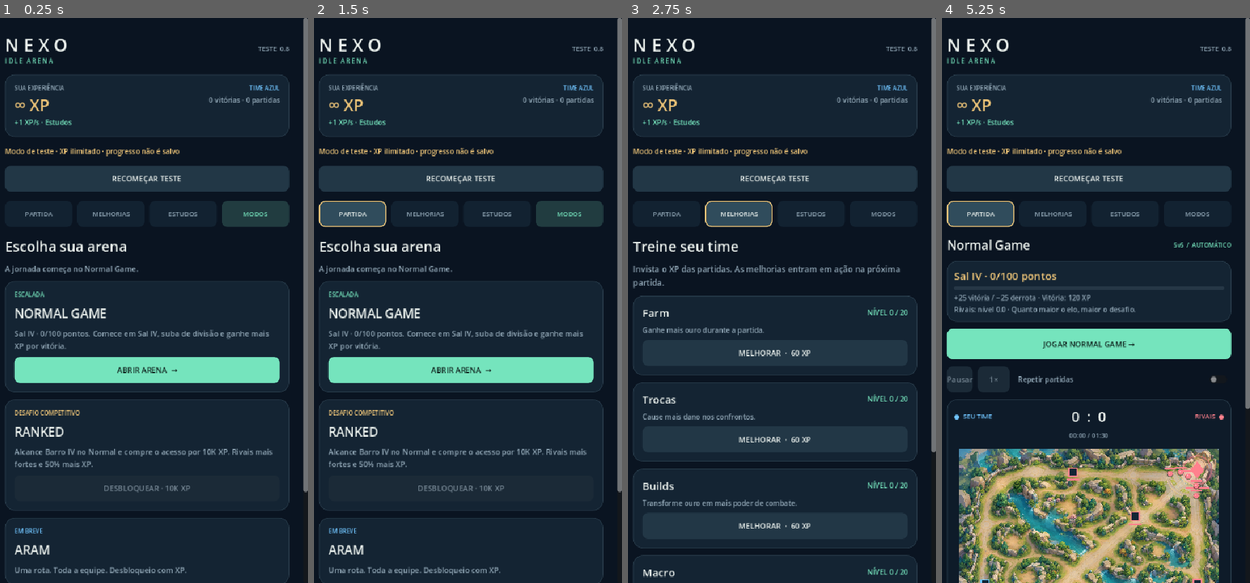
Above: before the commit, frames 1-4 (left to right).
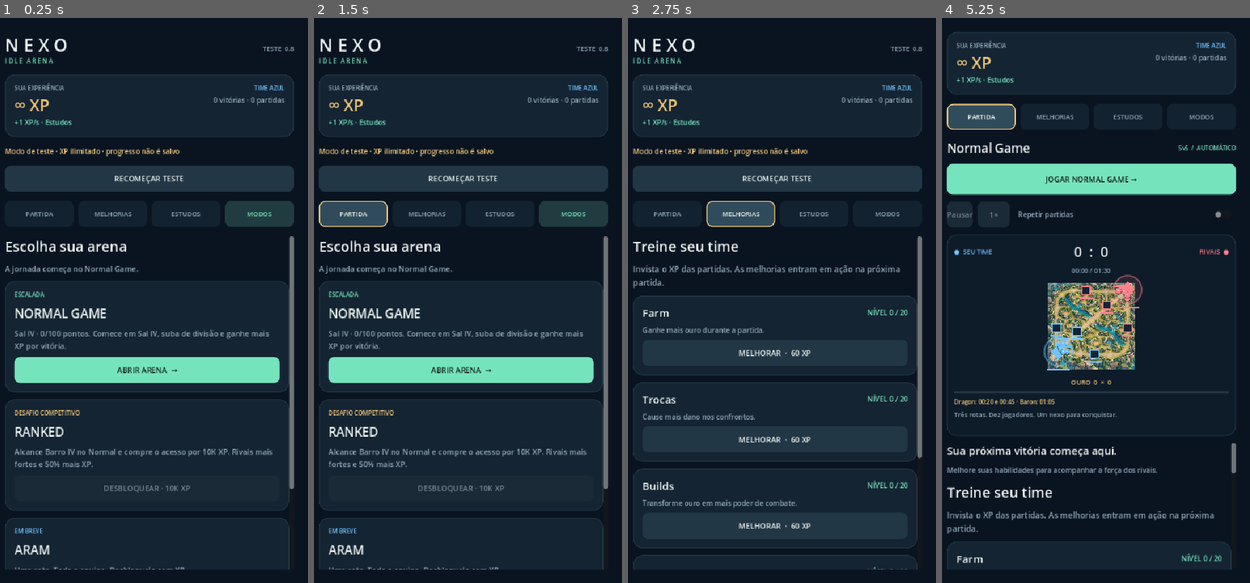
Above: after the commit, the same moments.

Repository: hilariobernardo/idleoflegends
Game: Godot game, scene res://scenes/main.tscn
Same seed, same stepped clock (60 frames per second), same inputs: the game is played once before the commit and once after it.
Inputs:
- Up to frame 1 (0.25 s): no input
- Up to frame 2 (1.5 s): click "RECOMEÇAR TESTE" at 0.5 s; click "PARTIDA" at 1.25 s
- Up to frame 3 (2.75 s): click "MELHORIAS" at 2 s
- Up to frame 4 (5.25 s): click "ESTUDOS" at 2.75 s; click "MODOS" at 3.5 s; click "ABRIR ARENA →" at 4.25 s; click "PARTIDA" at 5 s

The runs differ from the first frame. In frame 1, 3.3% of the frame differs, in the area x 1-100%, y 0-100%; in frame 2, 3.3%; in frame 3, 3.0%; in frame 4, 42%.

Commit message:
Adiciona objetivos e APK de teste v0.9

Diff:
--- a/game/scripts/arena_view.gd
+++ b/game/scripts/arena_view.gd
@@ -5,16 +5,18 @@
 
 var simulation: RefCounted
 var running: bool = false
+var fit_to_width: bool = true
 const BLUE: Color = Color("70c5ff")
 const RED: Color = Color("ff818d")
 
 func _ready() -> void:
-	custom_minimum_size = Vector2(0, 354)
+	if fit_to_width:
+		custom_minimum_size = Vector2(0, 354)
 	mouse_filter = Control.MOUSE_FILTER_IGNORE
 	resized.connect(_fit_square)
 
 func _fit_square() -> void:
-	if size.x > 0:
+	if fit_to_width and size.x > 0:
 		custom_minimum_size.y = size.x
 
 func _process(_delta: float) -> void:
@@ -30,6 +32,10 @@
 	var side: float = minf(size.x - 18, size.y - 12)
 	var bounds: Rect2 = Rect2(_point(Vector2.ZERO), Vector2.ONE * side)
 	draw_texture_rect(MAP_TEXTURE, bounds, false)
+	for key: String in simulation.objectives:
+		var objective: Dictionary = simulation.objectives[key]
+		if bool(objective.alive):
+			_draw_objective(key, objective)
 	for team: int in range(2):
 		var origin: Vector2 = Map.base(team)
 		var color: Color = BLUE if team == 0 else RED
@@ -71,3 +77,25 @@
 	style.set_border_width_all(1)
 	style.set_corner_radius_all(radius)
 	return style
+
+
+
+func _draw_objective(key: String, objective: Dictionary) -> void:
+	var p: Vector2 = _point(objective.position)
+	var color: Color = Color("c99aff") if key == "baron" else Color("f1c779")
+	draw_circle(p, 17, Color("101a29"))
+	draw_arc(p, 18, 0, TAU, 32, color, 2.0, true)
+	# Distinct horned silhouette for Baron and spread wings for Dragon.
+	var silhouette: PackedVector2Array
+	if key == "baron":
+		silhouette = PackedVector2Array([p+Vector2(-10,-13), p+Vector2(-3,-6), p+Vector2(0,-15), p+Vector2(3,-6), p+Vector2(10,-13), p+Vector2(7,6), p+Vector2(0,11), p+Vector2(-7,6)])
+	else:
+		silhouette = PackedVector2Array([p+Vector2(-15,-9), p+Vector2(-3,-3), p+Vector2(0,-10), p+Vector2(3,-3), p+Vector2(15,-9), p+Vector2(10,7), p+Vector2(3,4), p+Vector2(0,11), p+Vector2(-3,4), p+Vector2(-10,7)])
+	draw_colored_polygon(silhouette, color)
+	draw_circle(p+Vector2(-3,-1), 1.5, Color("101a29"))
+	draw_circle(p+Vector2(3,-1), 1.5, Color("101a29"))
+	var font: Font = ThemeDB.fallback_font
+	var title: String = key.capitalize()
+	var label_width: float = font.get_string_size(title, HORIZONTAL_ALIGNMENT_LEFT, -1, 11).x
+	draw_string(font, p+Vector2(-label_width * 0.5, -22), title, HORIZONTAL_ALIGNMENT_LEFT, -1, 11, color)
+	_health(p+Vector2(0,22), float(objective.hp) / float(objective.max_hp), color, 36)
--- a/game/scripts/main.gd
+++ b/game/scripts/main.gd
@@ -26,6 +26,7 @@
 var gold_label: Label
 var status_label: Label
 var detail_label: Label
+var objective_label: Label
 var event_label: Label
 var warning_label: Label
 var match_bar: ProgressBar
@@ -53,6 +54,8 @@
 var training_timer: float = 0.0
 var match_mode: String = "normal"
 var scroll: ScrollContainer
+var skills_scroll: ScrollContainer
+var secondary_header: Array[Control] = []
 var mode_chosen: bool = false
 
 func _ready() -> void:
@@ -73,20 +76,16 @@
 	background.set_anchors_and_offsets_preset(Control.PRESET_FULL_RECT)
 	background.mouse_filter = Control.MOUSE_FILTER_IGNORE
 	add_child(background)
-	scroll = ScrollContainer.new()
-	scroll.scroll_deadzone = 10
-	scroll.set_anchors_and_offsets_preset(Control.PRESET_FULL_RECT)
-	scroll.horizontal_scroll_mode = ScrollContainer.SCROLL_MODE_DISABLED
-	add_child(scroll)
 	var margin: MarginContainer = MarginContainer.new()
-	margin.size_flags_horizontal = Control.SIZE_EXPAND_FILL
+	margin.set_anchors_and_offsets_preset(Control.PRESET_FULL_RECT)
 	for side: String in ["left","right","top","bottom"]:
 		margin.add_theme_constant_override("margin_" + side, 24)
-	scroll.add_child(margin)
+	add_child(margin)
 	var column: VBoxContainer = _column(16)
 	margin.add_child(column)
 	var masthead: HBoxContainer = HBoxContainer.new()
 	column.add_child(masthead)
+	secondary_header.append(masthead)
 	var brand: VBoxContainer = _column(0)
 	brand.size_flags_horizontal = Control.SIZE_EXPAND_FILL
 	masthead.add_child(brand)
@@ -118,9 +117,11 @@
 		var test_note: Label = _label("Modo de teste · XP ilimitado · progresso não é salvo", 12, GOLD)
 		test_note.autowrap_mode = TextServer.AUTOWRAP_WORD_SMART
 		column.add_child(test_note)
+		secondary_header.append(test_note)
 		var reset: Button = _button("RECOMEÇAR TESTE", false)
 		reset.pressed.connect(_reset_test_session)
 		column.add_child(reset)
+		secondary_header.append(reset)
 	training_notice = _label("", 13, MINT)
 	training_notice.autowrap_mode = TextServer.AUTOWRAP_WORD_SMART
 	column.add_child(training_notice)
@@ -137,10 +138,20 @@
 		button.pressed.connect(_show_page.bind(title))
 		nav.add_child(button)
 		nav_buttons[title] = button
+	scroll = ScrollContainer.new()
+	scroll.scroll_deadzone = 10
+	scroll.horizontal_scroll_mode = ScrollContainer.SCROLL_MODE_DISABLED
+	scroll.size_flags_vertical = Control.SIZE_EXPAND_FILL
+	column.add_child(scroll)
+	var page_column: VBoxContainer = _column(12)
+	page_column.size_flags_horizontal = Control.SIZE_EXPAND_FILL
+	scroll.add_child(page_column)
 	for title: String in ["PARTIDA", "MELHORIAS", "ESTUDOS", "MODOS"]:
 		var page: VBoxContainer = _column(12)
-		column.add_child(page)
+		page_column.add_child(page)
 		pages[title] = page
+	pages.PARTIDA.reparent(column)
+	pages.PARTIDA.size_flags_vertical = Control.SIZE_EXPAND_FILL
 	_build_match_page(pages.PARTIDA)
 	_build_skills_page(pages.MELHORIAS)
 	_build_training_page(pages.ESTUDOS)
@@ -150,7 +161,7 @@
 	column.add_child(warning_label)
 	var footer: Label = _label("Observe. Aprenda. Evolua.", 12, MUTED)
 	footer.horizontal_alignment = HORIZONTAL_ALIGNMENT_CENTER
-	column.add_child(footer)
+	page_column.add_child(footer)
 	_allow_scroll_gestures(margin)
 	_show_page("MODOS")
 
@@ -172,7 +183,6 @@
 	tag.vertical_alignment = VERTICAL_ALIGNMENT_CENTER
 	title_row.add_child(tag)
 	var rank_card: PanelContainer = _panel(Color("142433"), 12)
-	page.add_child(rank_card)
 	var rank_stack: VBoxContainer = _column(5)
 	rank_card.add_child(rank_stack)
 	rank_label = _label("", 18, GOLD)
@@ -187,6 +197,8 @@
 	rank_detail.autowrap_mode = TextServer.AUTOWRAP_WORD_SMART
 	rank_stack.add_child(rank_detail)
 	var board: PanelContainer = _panel(Color("0e1b29"), 12)
+	board.size_flags_vertical = Control.SIZE_EXPAND_FILL
+	board.size_flags_stretch_ratio = 1.2
 	page.add_child(board)
 	var content: VBoxContainer = _column(7)
 	board.add_child(content)
@@ -205,6 +217,9 @@
 	clock_label.horizontal_alignment = HORIZONTAL_ALIGNMENT_CENTER
 	content.add_child(clock_label)
 	arena = Arena.new()
+	arena.fit_to_width = false
+	arena.custom_minimum_size.y = 160
+	arena.size_flags_vertical = Control.SIZE_EXPAND_FILL
 	arena.simulation = simulation
 	content.add_child(arena)
 	gold_label = _label("OURO  0  ×  0", 11, GOLD)
@@ -216,6 +231,9 @@
 	match_bar.add_theme_stylebox_override("background", _style(Color("263746"), 2))
 	match_bar.add_theme_stylebox_override("fill", _style(MINT, 2))
 	content.add_child(match_bar)
+	objective_label = _label("", 10, GOLD)
+	objective_label.autowrap_mode = TextServer.AUTOWRAP_WORD_SMART
+	content.add_child(objective_label)
 	event_label = _label("Três rotas. Dez jogadores. Um nexo para conquistar.", 11, MUTED)
 	event_label.autowrap_mode = TextServer.AUTOWRAP_WORD_SMART
 	event_label.custom_minimum_size.y = 32
@@ -249,9 +267,23 @@
 	auto_button.add_theme_color_override("font_color", MUTED)
 	auto_button.toggled.connect(_set_auto_play)
 	controls.add_child(auto_button)
-	# Keep the primary action visible above the map on a phone-sized viewport.
-	page.move_child(start_button, 2)
-	page.move_child(controls, 3)
+	# Match controls and map stay fixed; only the improvements below them scroll.
+	page.move_child(start_button, 1)
+	page.move_child(controls, 2)
+	skills_scroll = ScrollContainer.new()
+	skills_scroll.scroll_deadzone = 10
+	skills_scroll.horizontal_scroll_mode = ScrollContainer.SCROLL_MODE_DISABLED
+	skills_scroll.size_flags_vertical = Control.SIZE_EXPAND_FILL
+	skills_scroll.custom_minimum_size.y = 180
+	page.add_child(skills_scroll)
+	var improvements: VBoxContainer = _column(12)
+	improvements.size_flags_horizontal = Control.SIZE_EXPAND_FILL
+	skills_scroll.add_child(improvements)
+	# Reuse the same skill cards in the match and in the Improvements tab.
+	status_label.reparent(improvements)
+	detail_label.reparent(improvements)
+	pages.MELHORIAS.reparent(improvements)
+	improvements.add_child(rank_card)
 
 func _build_skills_page(page: VBoxContainer) -> void:
 	page.add_child(_label("Treine seu time", 24, INK))
@@ -404,6 +436,7 @@
 		restart_remaining = 3.0
 
 func _refresh_match() -> void:
+	objective_label.text = simulation.objective_status()
 	score_label.text = "%d  :  %d" % [simulation.kills[0], simulation.kills[1]]
 	var seconds: int = int(simulation.elapsed + 0.000001)
 	clock_label.text = "%02d:%02d / 01:30" % [seconds / 60, seconds % 60]
@@ -533,10 +566,18 @@
 	if title == "PARTIDA" and not mode_chosen:
 		title = "MODOS"
 	current_page = title
+	var showing_match: bool = title == "PARTIDA"
+	for header: Control in secondary_header:
+		header.visible = not showing_match
+	scroll.visible = not showing_match
+	var skills_parent: Node = status_label.get_parent() if showing_match else pages.ESTUDOS.get_parent()
+	if pages.MELHORIAS.get_parent() != skills_parent:
+		pages.MELHORIAS.reparent(skills_parent)
+		skills_parent.move_child(pages.MELHORIAS, 2 if showing_match else 0)
 	if is_instance_valid(scroll):
 		scroll.set_deferred("scroll_vertical", 0)
 	for key: String in pages:
-		pages[key].visible = key == title
+		pages[key].visible = key == title or (key == "MELHORIAS" and showing_match)
 		nav_buttons[key].add_theme_color_override("font_color", MINT if key == title else MUTED)
 		nav_buttons[key].add_theme_stylebox_override("normal", _style(Color("213c40") if key == title else Color("122231"), 10))
 
--- a/game/scripts/map_layout.gd
+++ b/game/scripts/map_layout.gd
@@ -66,3 +66,10 @@
 		return result
 	result.append(to)
 	return result
+
+
+static func objective_position(key: String) -> Vector2:
+	prepare()
+	# Accessible river approaches beside the upper and lower pits.
+	var anchor: Vector2 = Vector2(0.38, 0.32) if key == "baron" else Vector2(0.67, 0.54)
+	return graph.get_point_position(graph.get_closest_point(anchor))
--- a/game/scripts/match_sim.gd
+++ b/game/scripts/match_sim.gd
@@ -15,6 +15,14 @@
 var units: Array[Dictionary] = []
 var towers: Array[Dictionary] = []
 var events: Array[String] = []
+var objectives: Dictionary = {}
+var dragons: Array[int] = [0, 0]
+var barons: Array[int] = [0, 0]
+var baron_until: Array[float] = [0.0, 0.0]
+var objective_message: String = "Dragon: 00:20 e 00:45 · Baron: 01:05"
+var _spawn_index: int = 0
+const OBJECTIVE_SCHEDULE: Array[float] = [20.0, 45.0, 65.0]
+const OBJECTIVE_RANGE: float = 0.055
 var elapsed: float = 0.0
 var duration: float = 90.0
 var finished: bool = false
@@ -40,6 +48,16 @@
 	units.clear()
 	towers.clear()
 	events.clear()
+	dragons = [0, 0]
+	barons = [0, 0]
+	baron_until = [0.0, 0.0]
+	_spawn_index = 0
+	objective_message = "Dragon: 00:20 e 00:45 · Baron: 01:05"
+	objectives = {}
+	for key: String in ["dragon", "baron"]:
+		var health: float = 300.0 if key == "dragon" else 600.0
+		objectives[key] = {"position": Map.objective_position(key), "hp": health,
+			"max_hp": health, "alive": false, "owner": -1}
 	elapsed = 0.0
 	_accumulator = 0.0
 	finished = false
@@ -61,7 +79,7 @@
 				"id": team * 5 + slot, "team": team, "lane": UNIT_LANES[slot],
 				"position": Vector2.ZERO, "progress": progress, "hp": max_health,
 				"max_hp": max_health, "alive": true, "respawn_left": 0.0,
-				"role": ROLES[slot], "gold": 0.0, "level": 1,
+				"objective": "", "returning": false, "role": ROLES[slot], "gold": 0.0, "level": 1,
 				"cooldown": _rng.randf_range(0.0, 0.6),
 				"power": team_form * _rng.randf_range(0.92, 1.08), "slot": slot,
 			}
@@ -166,6 +184,8 @@
 
 func get_summary() -> Dictionary:
 	return {
+		"blue_dragons": dragons[0], "red_dragons": dragons[1],
+		"blue_barons": barons[0], "red_barons": barons[1],
 		"winner": winner, "duration": elapsed,
 		"blue_kills": kills[0], "red_kills": kills[1],
 		"blue_gold": int(team_gold[0]), "red_gold": int(team_gold[1]),
@@ -176,6 +196,8 @@
 
 func _tick() -> void:
 	elapsed = minf(elapsed + STEP, duration)
+	_spawn_objectives()
+	var objective_damage: Dictionary = {"dragon": [0.0, 0.0], "baron": [0.0, 0.0]}
 	var unit_damage: Array[float] = []
 	unit_damage.resize(units.size())
 	unit_damage.fill(0.0)
@@ -192,10 +214,19 @@
 			unit["respawn_left"] = maxf(0.0, float(unit["respawn_left"]) - STEP)
 			if float(unit["respawn_left"]) <= 0.0:
 				_respawn(unit)
+	# Move every objective participant before resolving attacks for either team.
+	for unit: Dictionary in units:
+		if bool(unit.alive):
+			_update_objective_movement(unit)
 	for unit: Dictionary in units:
 		if not bool(unit["alive"]):
 			continue
 		var team: int = int(unit["team"])
+		if not str(unit.objective).is_empty():
+			_attack_objective(unit, unit_damage, objective_damage)
+			continue
+		if bool(unit.returning):
+			continue
 		if int(unit.slot) == 1 and _advance_jungle(unit):
 			unit.level = mini(18, 1 + int(float(unit.gold) / 45.0))
 			continue
@@ -217,14 +248,14 @@
 		var tower_index: int = _enemy_tower_in_range(unit)
 		if tower_index >= 0:
 			if float(unit["cooldown"]) <= 0.0:
-				tower_damage[tower_index] += _attack_damage(unit) * (1.0 + _skill(team, "macro") * 0.05)
+				tower_damage[tower_index] += _attack_damage(unit) * (1.0 + _skill(team, "macro") * 0.05) * _structure_bonus(team)
 				unit["cooldown"] = 0.85
 			continue
 		var progress: float = float(unit["progress"])
 		var at_enemy_base: bool = progress >= 0.935 if team == 0 else progress <= 0.065
 		if at_enemy_base:
 			if float(unit["cooldown"]) <= 0.0:
-				base_damage[1 - team] += _attack_damage(unit) * 2.0
+				base_damage[1 - team] += _attack_damage(unit) * 2.0 * _structure_bonus(team)
 				unit["cooldown"] = 0.85
 			continue
 		var direction: float = 1.0 if team == 0 else -1.0
@@ -262,6 +293,7 @@
 			var attacking_team: int = 1 - int(tower["team"])
 			_grant_team_gold(attacking_team, 60.0)
 			_event("%s destruiu uma torre!" % _team_name(attacking_team))
+	_resolve_objectives(objective_damage)
 	for team: int in range(2):
 		base_hp[team] = maxf(0.0, base_hp[team] - base_damage[team])
 	if base_hp[0] <= 0.0 or base_hp[1] <= 0.0:
@@ -310,7 +342,7 @@
 func _attack_damage(unit: Dictionary) -> float:
 	var team: int = int(unit["team"])
 	var item_power: float = 1.0 + floorf(float(unit["gold"]) / 60.0) * (0.10 + _skill(team, "builds") * 0.01)
-	return 11.0 * float(unit["power"]) * item_power * (1.0 + _skill(team, "trades") * 0.045) * _rng.randf_range(0.90, 1.10)
+	return 11.0 * float(unit["power"]) * item_power * (1.0 + _skill(team, "trades") * 0.045) * _rng.randf_range(0.90, 1.10) * (1.0 + 0.08 * dragons[team])
 
 
 func _defeat(unit: Dictionary) -> void:
@@ -324,6 +356,9 @@
 
 func _respawn(unit: Dictionary) -> void:
 	var team: int = int(unit["team"])
+	unit["objective"] = ""
+	unit["returning"] = false
+	unit["lane"] = UNIT_LANES[int(unit.slot)]
 	unit["alive"] = true
 	unit["hp"] = float(unit["max_hp"])
 	unit["progress"] = 0.045 if team == 0 else 0.955
@@ -388,3 +423,112 @@
 	events.push_front(message)
 	if events.size() > 8:
 		events.resize(8)
+
+
+func _spawn_objectives() -> void:
+	while _spawn_index < OBJECTIVE_SCHEDULE.size() and elapsed + 0.000001 >= OBJECTIVE_SCHEDULE[_spawn_index]:
+		var key: String = "baron" if _spawn_index == 2 else "dragon"
+		_spawn_index += 1
+		var objective: Dictionary = objectives[key]
+		if bool(objective.alive):
+			continue
+		objective.alive = true
+		objective.hp = objective.max_hp
+		objective.owner = -1
+		objective_message = "%s nasceu!" % key.capitalize()
+		_event(objective_message)
+
+
+func _update_objective_movement(unit: Dictionary) -> void:
+	var desired: String = ""
+	if bool(objectives.baron.alive):
+		desired = "baron"
+	elif bool(objectives.dragon.alive) and int(unit.slot) in [1, 3, 4]:
+		desired = "dragon"
+	if desired != str(unit.objective):
+		if not desired.is_empty():
+			if str(unit.objective).is_empty() and not bool(unit.returning):
+				unit["return_lane"] = UNIT_LANES[int(unit.slot)]
+				unit["return_progress"] = float(unit.progress)
+			unit.objective = desired
+			unit.returning = false
+			unit.lane = -1
+			_set_route(unit, objectives[desired].position)
+		else:
+			unit.objective = ""
+			if int(unit.slot) == 1:
+				_begin_jungle(unit)
+			else:
+				unit.returning = true
+				_set_route(unit, _sample_lane(int(unit.return_lane), float(unit.return_progress)))
+	var speed: float = (0.063 + 0.0015 * _skill(int(unit.team), "macro")) * MOVEMENT_MULTIPLIER
+	if not desired.is_empty():
+		_follow_route(unit, speed * STEP)
+	elif bool(unit.returning) and _follow_route(unit, speed * STEP):
+		unit.returning = false
+		unit.lane = unit.return_lane
+		unit.progress = unit.return_progress
+
+
+func _attack_objective(unit: Dictionary, damage: Array[float], monster_damage: Dictionary) -> void:
+	unit.cooldown = float(unit.cooldown) - STEP
+	if float(unit.cooldown) > 0.0:
+		return
+	var target: int = -1
+	var distance: float = OBJECTIVE_RANGE
+	for enemy: Dictionary in units:
+		if not bool(enemy.alive) or int(enemy.team) == int(unit.team) or str(enemy.objective) != str(unit.objective):
+			continue
+		var separation: float = Vector2(unit.position).distance_to(enemy.position)
+		if separation < distance:
+			distance = separation
+			target = int(enemy.id)
+	if target >= 0:
+		var hit: float = _attack_damage(unit)
+		if _rng.randf() < minf(0.25, _skill(int(units[target].team), "vision") * 0.012):
+			hit *= 0.35
+		damage[target] += hit
+	elif Vector2(unit.position).distance_to(objectives[unit.objective].position) <= OBJECTIVE_RANGE:
+		monster_damage[unit.objective][int(unit.team)] += _attack_damage(unit)
+	else:
+		return
+	unit.cooldown = 0.85
+
+
+func _resolve_objectives(damage: Dictionary) -> void:
+	for key: String in objectives:
+		var objective: Dictionary = objectives[key]
+		if not bool(objective.alive):
+			continue
+		objective.hp = maxf(0.0, float(objective.hp) - float(damage[key][0]) - float(damage[key][1]))
+		if float(objective.hp) > 0.0:
+			continue
+		var difference: float = float(damage[key][0]) - float(damage[key][1])
+		var team: int = (0 if difference > 0.0 else 1) if absf(difference) > 0.001 else _rng.randi_range(0, 1)
+		objective.alive = false
+		objective.owner = team
+		if key == "dragon":
+			dragons[team] = mini(2, dragons[team] + 1)
+			objective_message = "%s conquistou Dragon! +%d%% de dano." % [_team_name(team), dragons[team] * 8]
+		else:
+			barons[team] += 1
+			baron_until[team] = elapsed + 20.0
+			objective_message = "%s conquistou Baron! +30%% contra estruturas por 20s." % _team_name(team)
+		_event(objective_message)
+
+
+func _structure_bonus(team: int) -> float:
+	return 1.3 if elapsed < baron_until[team] else 1.0
+
+
+func objective_status() -> String:
+	var lines: PackedStringArray = PackedStringArray([objective_message])
+	for team: int in range(2):
+		var bonuses: PackedStringArray = PackedStringArray()
+		if dragons[team] > 0:
+			bonuses.append("Dragon +%d%% dano" % (dragons[team] * 8))
+		if elapsed < baron_until[team]:
+			bonuses.append("Baron +30%% estruturas (%ds)" % int(ceilf(baron_until[team] - elapsed)))
+		if not bonuses.is_empty():
+			lines.append("%s: %s" % [_team_name(team), " · ".join(bonuses)])
+	return "\n".join(lines)
Not shown, changed: game/export_presets.cfg
Not shown, added: builds/Nexo-Idle-0.9.apk
